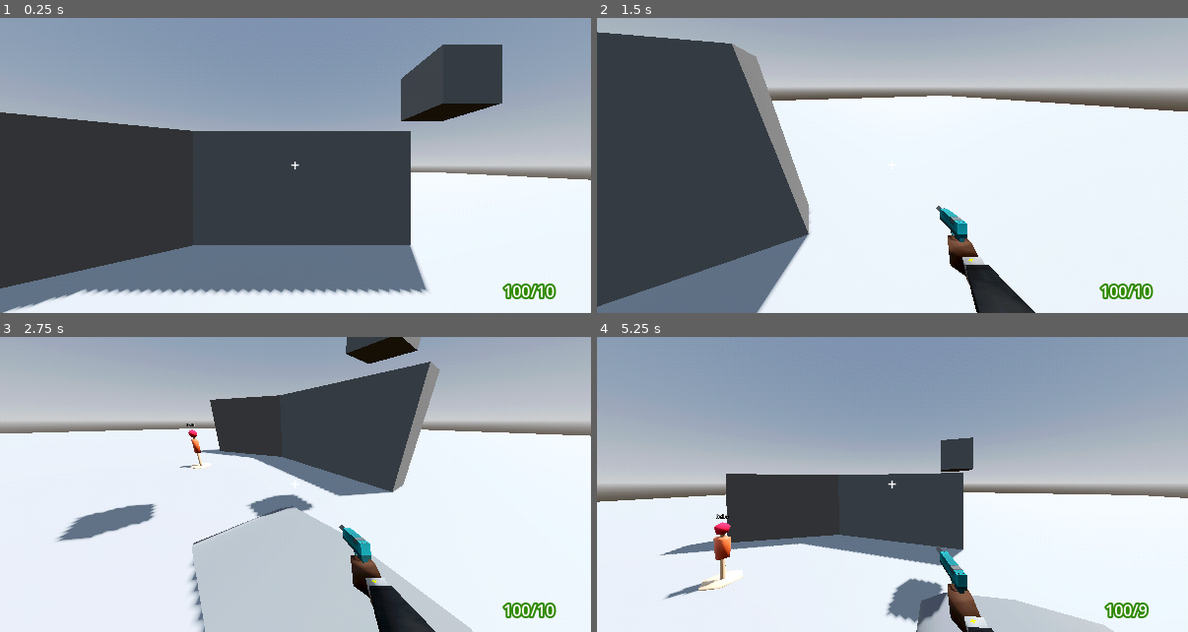
Above: before the commit, frames 1-4 (two rows, left to right).
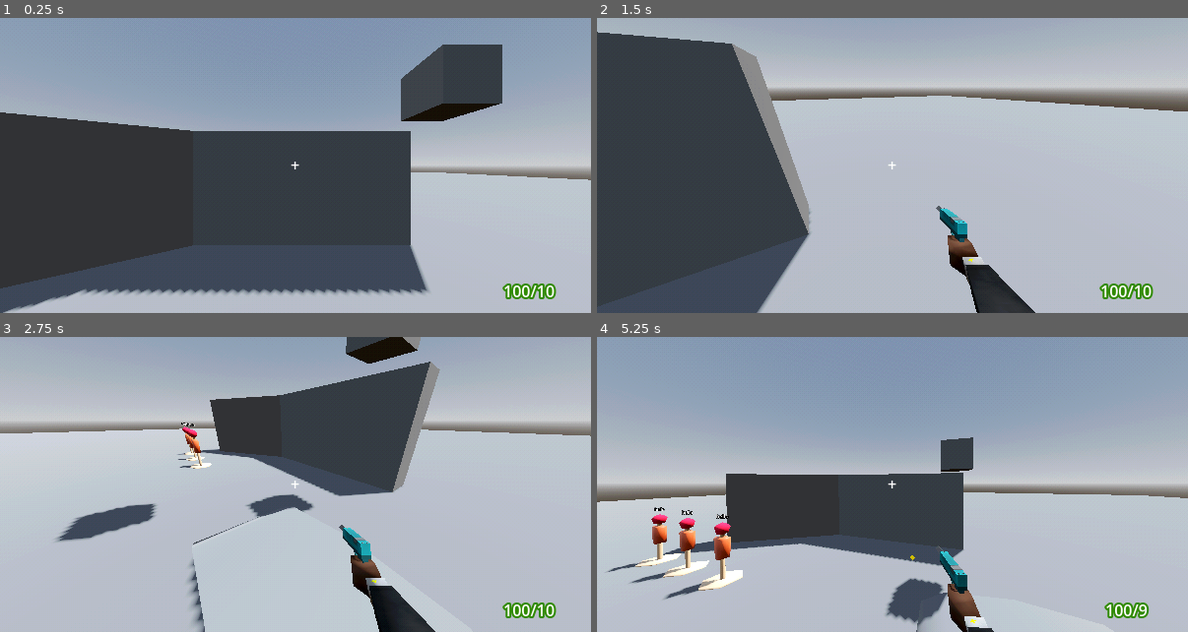
Above: after the commit, the same moments.

Repository: TheoLomeuBraga/kill-the-tower-boss
Game: Godot game, scene res://player/test_level.tscn
The game is run twice, just before and just after one commit, with the same random seed, the same clock (stepped at 60 frames per second) and the same inputs. The project has no main scene, so this scene is started directly.
Inputs (mouse positions are in pixels of both pictures, inside the frame that each line leads up to):
- Up to frame 1 (0.25 s): no input
- Up to frame 2 (1.5 s): move the mouse to (862, 224) at 0.52 s; hold D (right) from 0.53 s (still down); tap W (foward) at 0.6 s; tap Space (jump) at 0.77 s; move the mouse to (939, 168) at 1.27 s; tap Down (look_down) at 1.35 s
- Up to frame 3 (2.75 s): tap Space (jump) at 1.52 s; move the mouse to (248, 481) at 2.02 s; release D (right) at 2.03 s; hold A (left) from 2.03 s (still down); tap Left (look_left) at 2.1 s
- Up to frame 4 (5.25 s): move the mouse to (898, 484) at 2.77 s; tap Right (look_right) at 2.85 s; tap Space (jump) at 3.02, 3.77, 4.52 s; move the mouse to (868, 478) at 3.52 s; release A (left) at 3.53 s; hold S (back) 3.53-4.28 s; tap Up (look_up) at 3.6 s; move the mouse to (922, 484) at 4.27 s; hold D (right) from 4.28 s (still down); click (922, 484) at 4.35 s; move the mouse to (862, 484) at 5.02 s; tap 1 (wepon_1) at 5.1 s

The runs differ from the first frame. In frame 1, 27% of the frame differs, in the area x 0-100%, y 52-100%; in frame 2, 50%; in frame 3, 50%, in the area x 0-100%, y 29-100%; in frame 4, 35%.

Commit message:
add recochete

Diff:
--- a/player/gun_control.gd
+++ b/player/gun_control.gd
@@ -9,6 +9,15 @@
 @export var inventory : Array[GunInfo]
 var current_wepon_id : int = -1
 var current_wepon : GunInfo
+
+var time_in_storage : Dictionary[GunInfo,float]
+func set_time_in_storage(gun_info : GunInfo,time:float) -> void:
+	time_in_storage[gun_info] = time
+
+func get_time_in_storage(gun_info : GunInfo) -> float:
+	if not time_in_storage.has(gun_info):
+		set_ammon_on_mag(gun_info,0)
+	return time_in_storage[gun_info]
 
 @export var target_raycast : RayCast3D
 
--- a/player/test_level.tscn
+++ b/player/test_level.tscn
@@ -15,6 +15,9 @@
 sky = SubResource("Sky_tmcpo")
 tonemap_mode = 2
 glow_enabled = true
+
+[sub_resource type="StandardMaterial3D" id="StandardMaterial3D_3ala8"]
+albedo_color = Color(0.3854925, 0.38549247, 0.38549247, 1)
 
 [sub_resource type="StandardMaterial3D" id="StandardMaterial3D_o7vyq"]
 albedo_color = Color(0.41598046, 0.41598043, 0.4159804, 1)
@@ -34,12 +37,19 @@
 [node name="TestDymy" parent="." unique_id=1462727494 instance=ExtResource("2_3ala8")]
 transform = Transform3D(1, 0, 0, 0, 1, 0, 0, 0, 1, -4, 1, 0)
 
+[node name="TestDymy2" parent="." unique_id=1568791490 instance=ExtResource("2_3ala8")]
+transform = Transform3D(1, 0, 0, 0, 1, 0, 0, 0, 1, -6, 1, 0)
+
+[node name="TestDymy3" parent="." unique_id=1693481756 instance=ExtResource("2_3ala8")]
+transform = Transform3D(1, 0, 0, 0, 1, 0, 0, 0, 1, -8, 1, 0)
+
 [node name="CSGCombiner3D" type="CSGCombiner3D" parent="." unique_id=910861654]
 use_collision = true
 
 [node name="CSGBox3D" type="CSGBox3D" parent="CSGCombiner3D" unique_id=294618151]
 transform = Transform3D(1, 0, 0, 0, 1, 0, 0, 0, 1, 0, -1, 0)
 size = Vector3(100, 2, 100)
+material = SubResource("StandardMaterial3D_3ala8")
 
 [node name="CSGCylinder3D" type="CSGCylinder3D" parent="CSGCombiner3D" unique_id=857560388]
 transform = Transform3D(1, 0, 0, 0, -4.371139e-08, -0.25, 0, 1, -1.0927847e-08, 4, 0, 0)
--- a/scripts/project_behavior.gd
+++ b/scripts/project_behavior.gd
@@ -43,6 +43,12 @@
 	else:
 		start_shape()
 
+func reset_bullet_position() -> void:
+	if shape != null:
+		shape.position = Vector3.ZERO
+
+	if model != null:
+		model.position = Vector3.ZERO
 
 
 func get_stats_from_node(node : Node) -> Stats:
@@ -61,10 +67,36 @@
 			var stats : Stats = get_stats_from_node(ray.get_collider())
 			if stats == null:
 
+				if ricochetes_left > 0:
+					print("recochete")
+
+					var new_pos : Vector3 = ray.get_collision_point()
+
+					var surface_normal : Vector3 = ray.get_collision_normal()
+					var recochet_dir : Vector3 = (-global_basis.z).bounce(surface_normal)
+
+					global_position = new_pos + (recochet_dir * data.radius * 0.1)
+					look_at(global_position+recochet_dir)
+
+					ricochetes_left -= 1
+					reset_bullet_position()
+
+					'''
+					var m : MeshInstance3D = MeshInstance3D.new()
+					m.mesh = BoxMesh.new()
+					get_parent().add_child(m)
+					m.global_position = global_position
+					'''
+
+					return
+
+
 				if data.spaw_on_colision != null:
 					o = data.spaw_on_colision.instantiate()
 					get_parent().add_child(o)
 					o.global_position = ray.get_collision_point()
+
+				queue_free()
 
 				break
 			else:
@@ -124,6 +156,30 @@
 			else:
 				continue
 		else:
+
+			if ricochetes_left > 0:
+
+				var new_pos : Vector3 = shape.get_collision_point(i)
+
+				var surface_normal : Vector3 = shape.get_collision_normal(i)
+				var recochet_dir : Vector3 = (-global_basis.z).bounce(surface_normal)
+
+				global_position = new_pos + (surface_normal * data.radius * 2.0)
+				look_at(global_position+recochet_dir)
+
+				ricochetes_left -= 1
+				reset_bullet_position()
+
+				'''
+				var m : MeshInstance3D = MeshInstance3D.new()
+				m.mesh = BoxMesh.new()
+				get_parent().add_child(m)
+				m.global_position = global_position
+				'''
+
+
+				return
+
 			if data.spaw_on_colision != null:
 				o = data.spaw_on_colision.instantiate()
 				get_parent().add_child(o)
